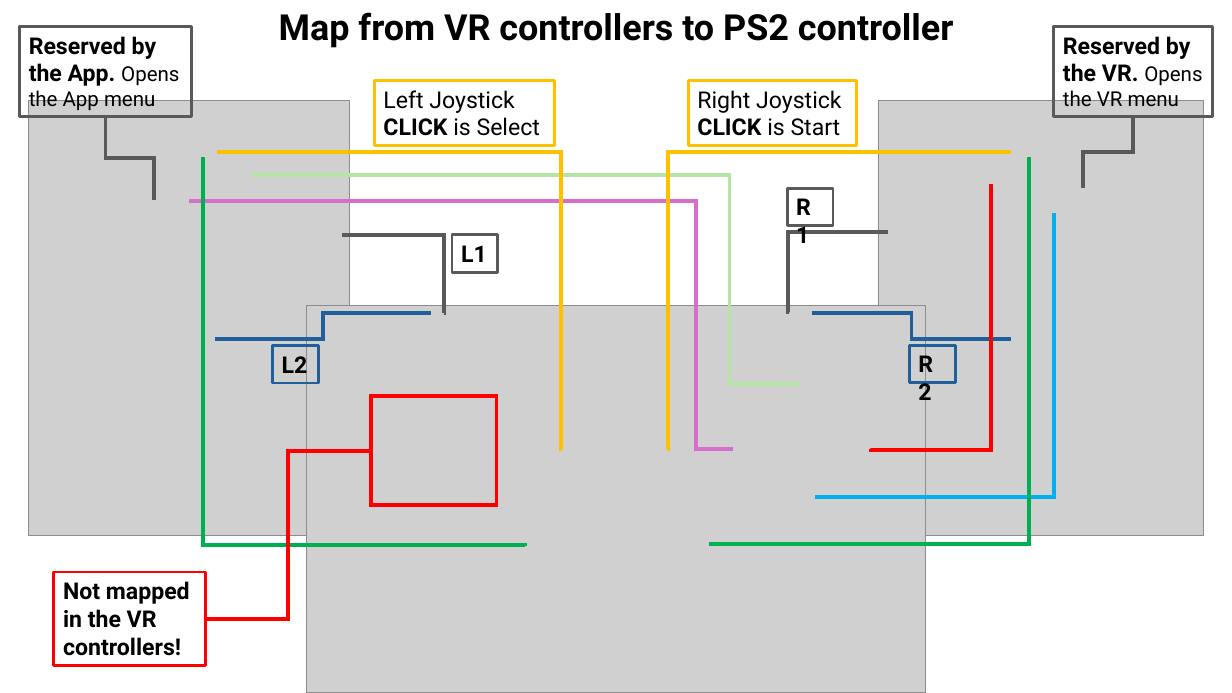
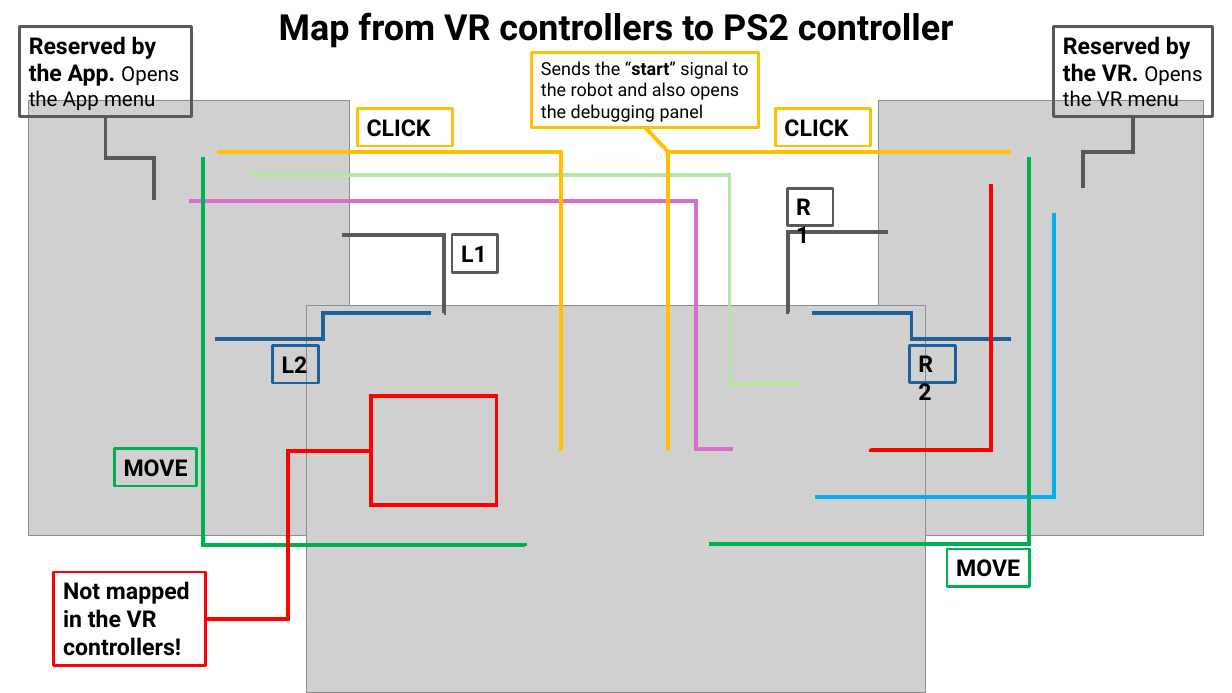
Before and after one commit to irotaicnoc/yahboom_rdk_x3_robot, a slide deck: slide 1 of sunriseRobot/app_SunriseRobot/info/vr_controller_map_en.pptx. Drawn at 1232x693 pixels with LibreOffice and Linux fonts; fonts in the diff are those of the drawing; grey boxes stand for pictures. Boxes give left, top, right and bottom in pixels: in the first picture for what was removed or moved away, otherwise in the second. Text is boxed around its words. In the diff, an @@ line names an element or a change of style, - is before the commit and + after.

```diff
--- a/sunriseRobot/app_SunriseRobot/info/vr_controller_map_en.pptx
+++ b/sunriseRobot/app_SunriseRobot/info/vr_controller_map_en.pptx
@@ rectangle added at [532,53,759,128], outline #FFC000 2.25 pt, 14 pt, text #000000 @@
+Sends the “start” signal to the robot and also opens the debugging panel
@@ rectangle removed at [374,80,555,146] @@
-Left Joystick CLICK is Select
@@ rectangle removed at [689,80,857,146] @@
-Right Joystick CLICK is Start
@@ rectangle added at [358,109,453,146], outline #FFC000 2.25 pt, 18 pt, text #000000, bold @@
+CLICK
@@ rectangle added at [775,109,871,146], outline #FFC000 2.25 pt, 18 pt, text #000000, bold @@
+CLICK
@@ line added from (668, 152) to (645, 128), #FFC000 3 pt @@
@@ rectangle added at [115,449,197,486], outline #00B050 2.25 pt, 18 pt, text #000000, bold @@
+MOVE
@@ rectangle added at [947,549,1030,586], outline #00B050 2.25 pt, 18 pt, text #000000, bold @@
+MOVE
```
Also in this commit, not shown: 3 other files.
